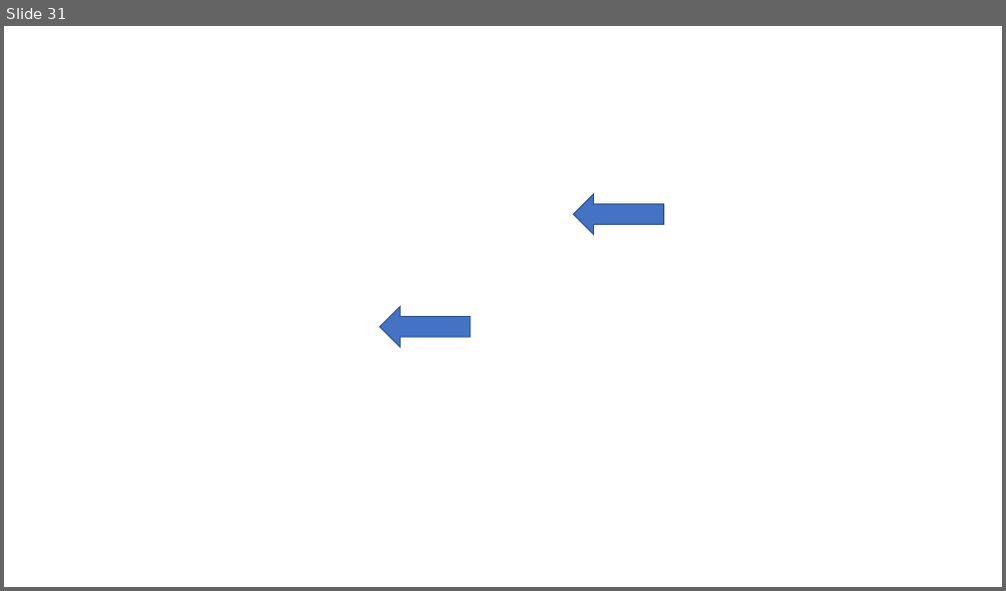
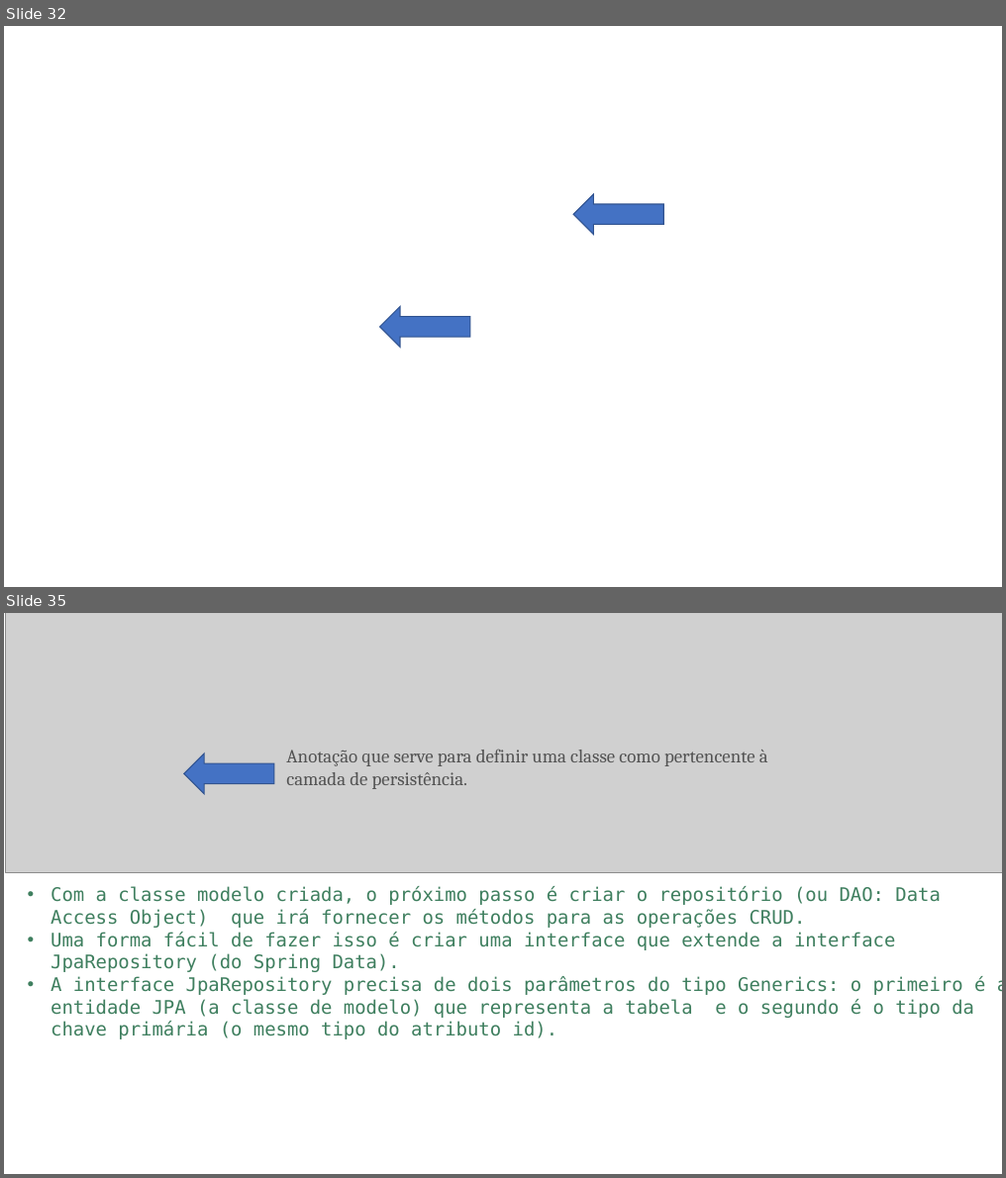
Before and after one commit to duarterafael/web-programming-classroom, a slide deck: classes/Aula 3-Backend-Startup - Camada model - Gerar BD.pptx. Shown one above the other, each under a label of ours: slide 31 before the commit, slides 32 and 35 after it; the slides between them are not shown. The pictures are 1006x591 and 1006x1178 pixels, drawn with LibreOffice and Linux fonts; fonts in the diff are those of the drawing; grey boxes stand for pictures; background and template pictures are left out. Boxes give left, top, right and bottom in pixels: in the first picture for what was removed or moved away, otherwise in the second. Text is boxed around its words. In the diff, an @@ line names an element or a change of style, - is before the commit and + after.

Commit message:
Testing data layer.

```diff
--- a/classes/Aula 3-Backend-Startup - Camada model - Gerar BD.pptx
+++ b/classes/Aula 3-Backend-Startup - Camada model - Gerar BD.pptx
@@ slide 35 added at (4, 613, 1002, 1174), background #FFFFFF @@
@@ picture added at (6, 613, 1002, 872) @@
@@ left arrow added at (183, 754, 274, 794), fill #4472C4, outline #325491 1 pt @@
@@ text added at (286, 749, 768, 789), 18 pt, text #535353 @@
+Anotação que serve para definir uma classe como pertencente à camada de persistência.
@@ text added at (51, 886, 1002, 1040), 18 pt, text #3F7F5F @@
+• Com a classe modelo criada, o próximo passo é criar o repositório (ou DAO: Data Access Object) que irá fornecer os métodos para as operações CRUD.
+• Uma forma fácil de fazer isso é criar uma interface que extende a interface JpaRepository (do Spring Data).
+• A interface JpaRepository precisa de dois parâmetros do tipo Generics: o primeiro é a entidade JPA (a classe de modelo) que representa a tabela e o segundo é o tipo da chave primária (o mesmo tipo do atributo id).
@@ what was slide 31 is now slide 32 @@
```
Also in this commit, not shown: 8 other slides added, 1 slide removed, 2 other files.
